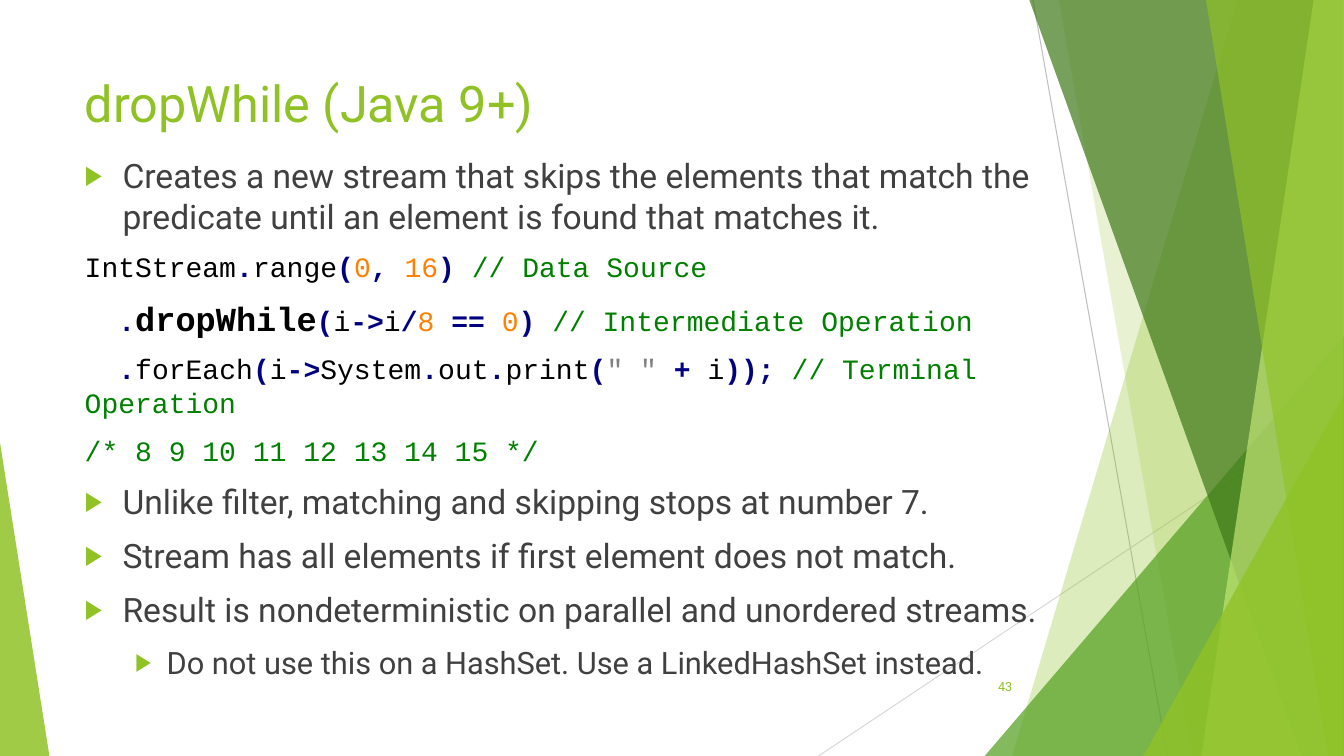
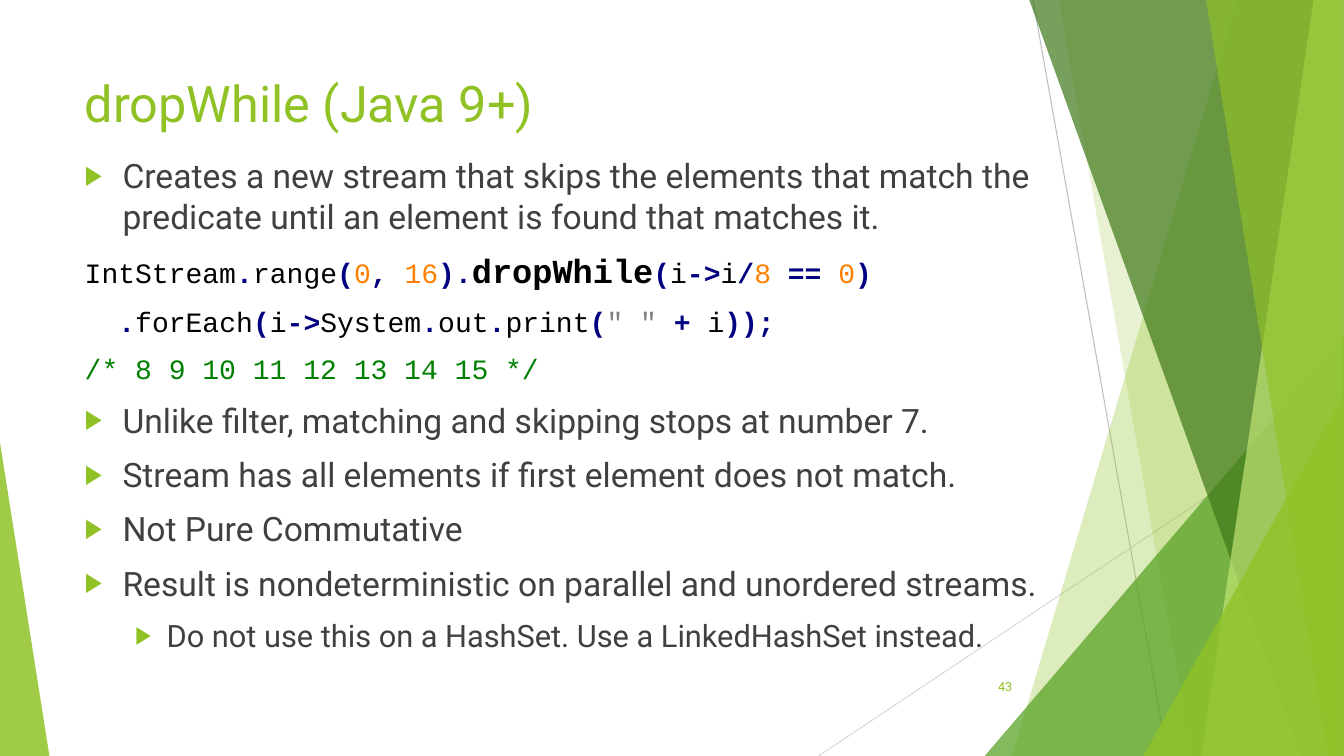
Before and after one commit to RichardRoda/2017-CodePaLOUsa-Lambda, a slide deck: slide 43 of Learning to Love the Lambda in the Stream.pptx. Drawn at 1344x756 pixels with LibreOffice and Linux fonts; fonts in the diff are those of the drawing. Boxes give left, top, right and bottom in pixels: in the first picture for what was removed or moved away, otherwise in the second. Text is boxed around its words. In the diff, an @@ line names an element or a change of style, - is before the commit and + after.

```diff
--- a/Learning to Love the Lambda in the Stream.pptx
+++ b/Learning to Love the Lambda in the Stream.pptx
@@ text at (85, 259, 872, 338): text changed; text colour #008000 to #000000 @@
-IntStream.range(0, 16) // Data Source
-.dropWhile(i->i/8 == 0) // Intermediate Operation
-.forEach(i->System.out.print(" " + i)); // Terminal Operation
+IntStream.range(0, 16).dropWhile(i->i/8 == 0)
+.forEach(i->System.out.print(" " + i));
@@ text at (123, 517, 463, 542): paragraph added @@
+▶ Not Pure Commutative
```
Also in this commit, not shown: 7 other slides changed.
